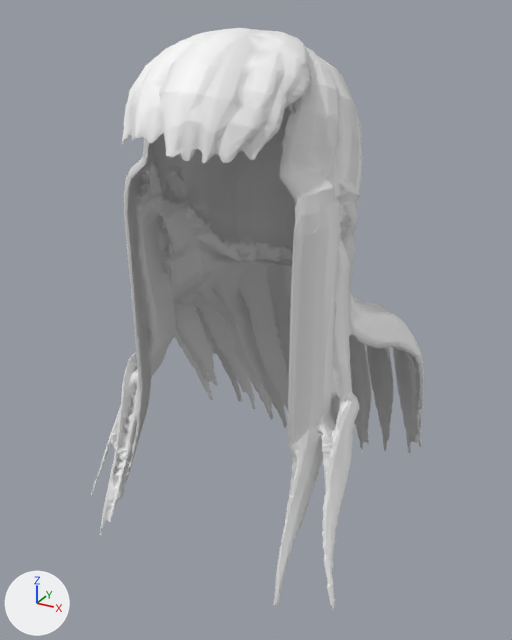
A saved change to the glTF model chars/hair_male_long.glb.
One viewpoint serves both versions: a 50 mm camera at (0.296, -0.57, 1.761) aimed at (-0.008, -0.017, 1.484). Every picture has the same lights, and +X, +Y and +Z are marked at lower left. The picture after the commit comes second.

Objects in the first picture: 'long'.
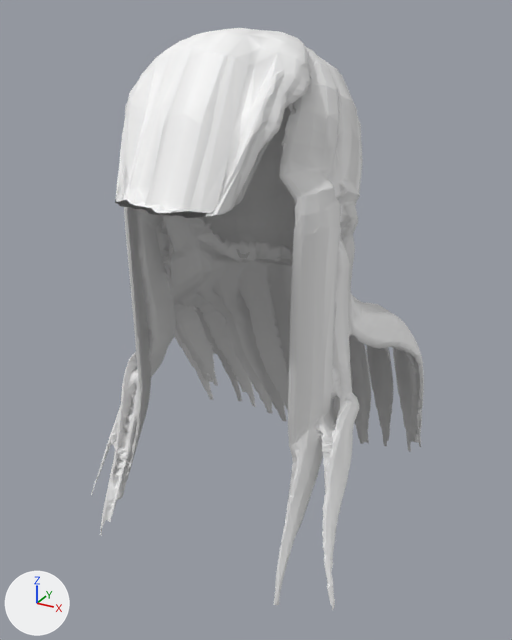
Changed parts and their boxes [x1, y1, x2, y2] in the pictures (512 x 640 px; the box of a moved part takes in the faces that stretch with it):
part 1 of me_long_001, moved or reshaped
    before: [122, 31, 292, 163]
    after: [115, 31, 292, 218]
part 2 of me_long_001, moved or reshaped
    before: [252, 402, 411, 453]
    after: [252, 402, 387, 446]

Patch to the scene script:
```diff
--- a/chars/hair_male_long.glb.py
+++ b/chars/hair_male_long.glb.py
@@ me_long_001 @@
 # used by ob_long; location = (0.0, 0.0, 0.0)
-me_long_001.from_pydata(...)  # 10985 vertices, 21993 faces; spans x -0.17..0.138, y -0.164..0.161, z 1.252..1.747
+me_long_001.from_pydata(...)  # 10985 vertices, 21993 faces; spans x -0.17..0.138, y -0.188..0.161, z 1.268..1.747
+# me_long_001 part 1: 571 of 10985 vertices moved; they spanned x -0.058..0.058, y -0.164..-0.088, z 1.664..1.739 and now span x -0.058..0.058, y -0.188..-0.088, z 1.631..1.736; mean shift (0.0, -0.016, -0.041); largest move (0.006, -0.149, 1.706) -> (0.006, -0.173, 1.632)
+# me_long_001 part 2: all 77 vertices in x -0.109..0.111, y 0.138..0.161, z 1.252..1.266 are scaled about their middle by (1, 1, 0), then moved by (0.0, 0.0, 0.009)
 me_long_001.materials.append(mat_defaultmaterial)
```
